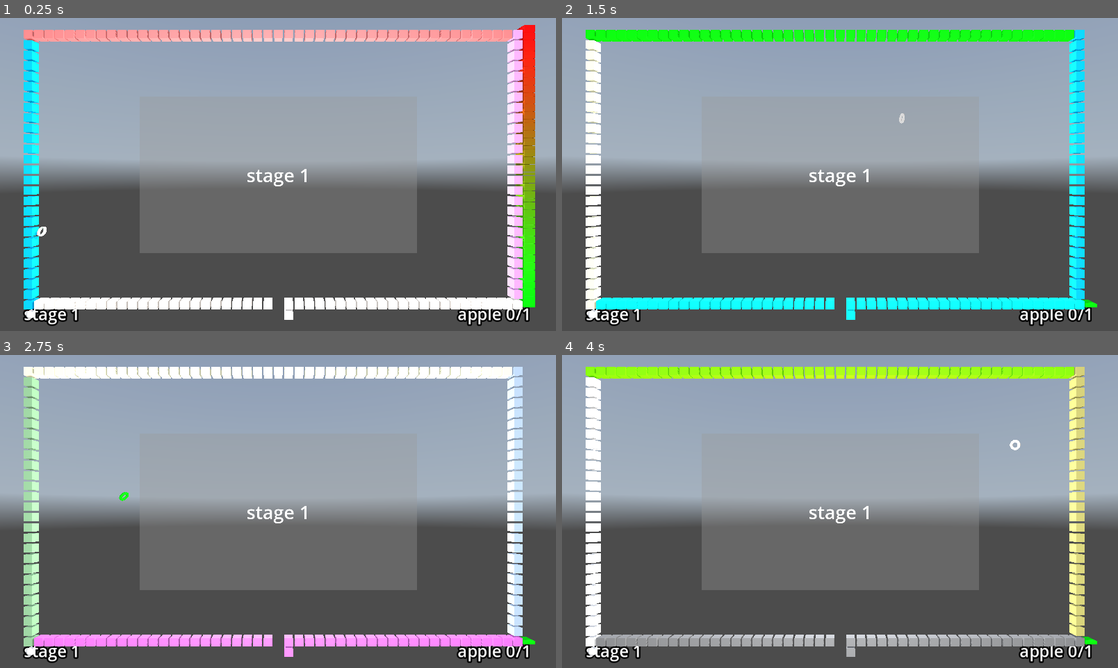
Above: before the commit, frames 1-4 (two rows, left to right).
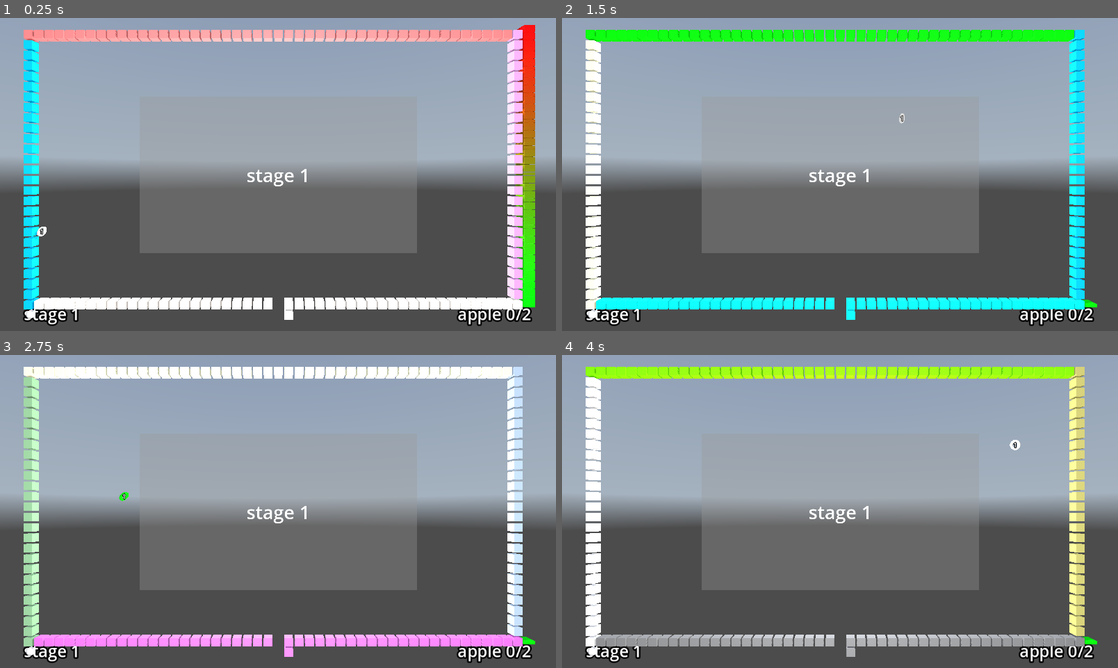
Above: after the commit, the same moments.

Repository: kasworld/gd4snakebyte3d
Game: Godot game, scene res://main.tscn
The game is run twice, just before and just after one commit, with the same random seed, the same clock (stepped at 60 frames per second) and the same inputs. A sky picture missing from this copy of the repository is replaced by a grey-blue gradient.
Inputs (mouse positions are in pixels of both pictures, inside the frame that each line leads up to):
- Up to frame 1 (0.25 s): no input
- Up to frame 2 (1.5 s): tap Enter at 0.5 s; move the mouse to (962, 158) at 0.52 s; hold Right 0.53-1.28 s; click (962, 158) at 0.67 s; move the mouse to (728, 190) at 1.27 s; hold Down from 1.28 s (still down)
- Up to frame 3 (2.75 s): move the mouse to (333, 442) at 2.02 s; release Down at 2.03 s; hold Right from 2.03 s (still down)
- Up to frame 4 (4 s): tap Space at 2.75 s; move the mouse to (812, 574) at 2.77 s; release Right at 2.78 s; hold Up 2.78-3.53 s; click (812, 574) at 2.92 s; move the mouse to (1006, 558) at 3.52 s; hold Left from 3.53 s (still down)

The runs differ from the first frame. In frame 1, less than 0.1% of the frame differs, in the area x 7-96%, y 67-98%; in frame 2, less than 0.1%; in frame 3, less than 0.1%, in the area x 22-96%, y 44-98%; in frame 4, less than 0.1%.

Commit message:
fix add apple only 0 apple in field

Diff:
--- a/apple.tscn
+++ b/apple.tscn
@@ -18,6 +18,5 @@
 mesh = SubResource("TorusMesh_n78qv")
 
 [node name="번호" type="Label3D" parent="."]
-visible = false
-pixel_size = 0.01
+pixel_size = 0.02
 no_depth_test = true
--- a/global/settings.gd
+++ b/global/settings.gd
@@ -7,7 +7,7 @@
 const SnakeLenStart := 12
 const SankeLenInc := 12
 const PlumCount := 0
-const AppleCountPerStage := 1
+const AppleCountPerStage := 2
 const AppleIncOnStepOver := 3
 const EatStepOverLimit := FieldWidth + FieldHeight
 const SnakeLife := 3
--- a/stage.gd
+++ b/stage.gd
@@ -78,8 +78,7 @@
 	if apple_eat_count >= apple_end_count:
 		$Walls.open_goalpos()
 	else:
-		for i in 1:
-			add_apple()
+		add_apple()
 	update_info_text	()
 	snake = snake_scene.instantiate()
 	add_child(snake)
@@ -107,7 +106,8 @@
 	if apple_eat_count >= apple_end_count:
 		$Walls.open_goalpos()
 		return
-	add_apple()
+	if $AppleContainer.get_child_count() <= 1:
+		add_apple()
 
 func snake_reach_goal() -> void:
 	stage_cleared.emit()
@@ -137,7 +137,7 @@
 			snake_step_after_eat = 0
 			for i in Settings.AppleIncOnStepOver:
 				add_apple()
-				apple_end_count += 1
+			apple_end_count += Settings.AppleIncOnStepOver
 			update_info_text()
 		gauge.set_value(snake_step_after_eat)
 
